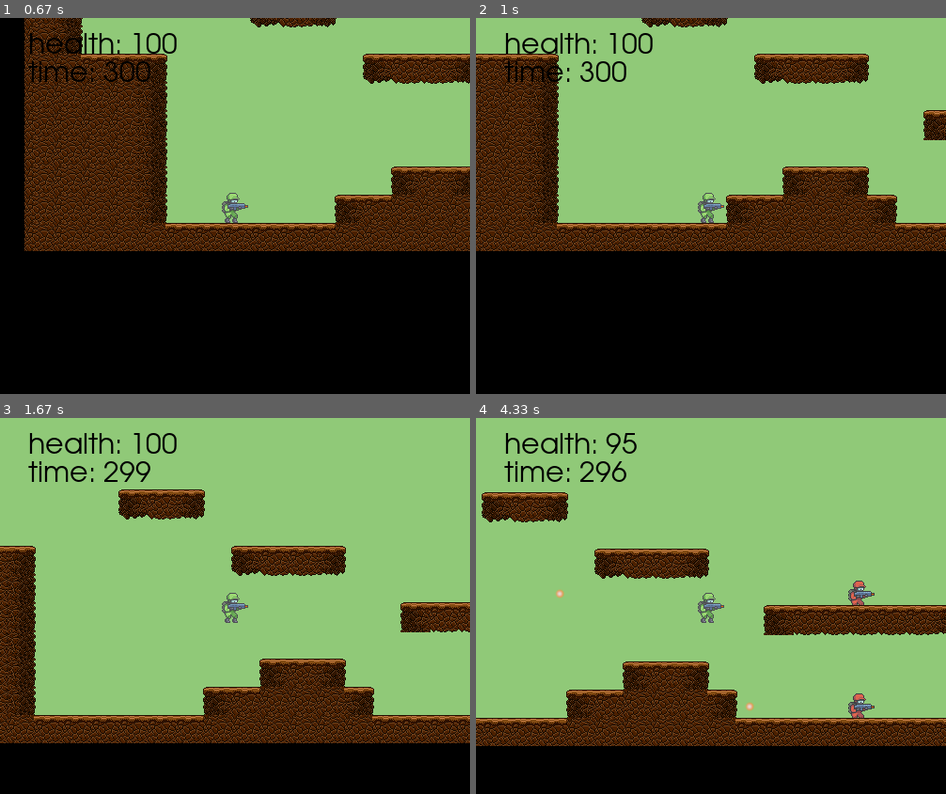
Above: before the commit, frames 1-4 (two rows, left to right).
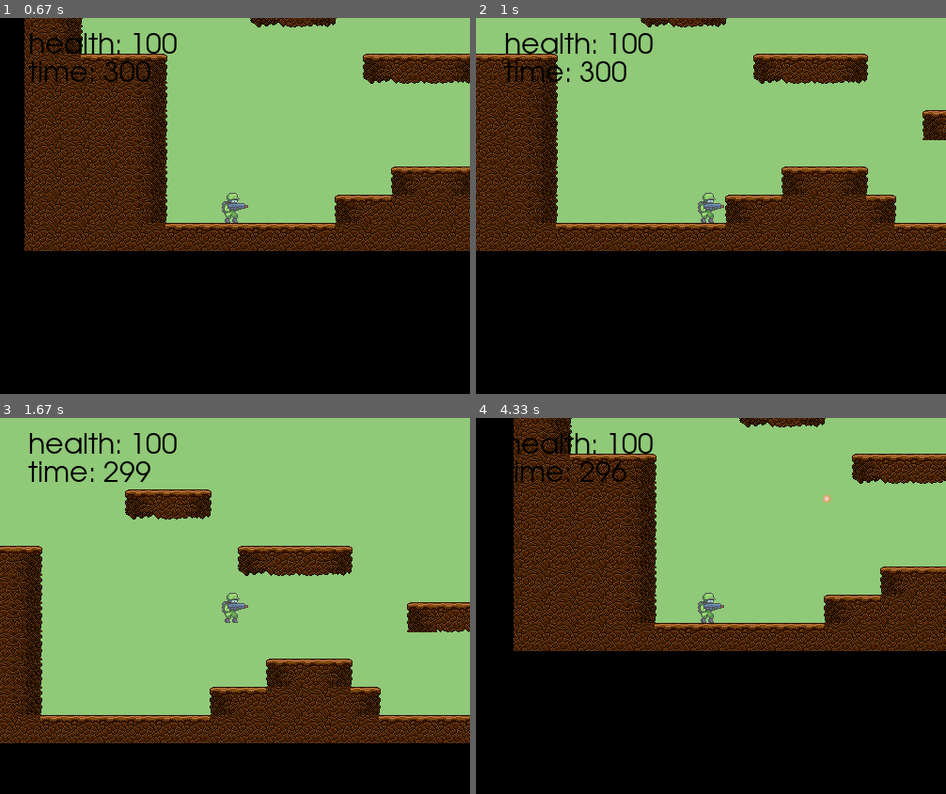
Above: after the commit, the same moments.

Repository: SSHS-COMnC/PygameLecture2023
Game: pygame game, started from main.py
Same seed, same stepped clock (60 frames per second), same inputs: the game is played once before the commit and once after it.
Inputs (mouse positions are in pixels of both pictures, inside the frame that each line leads up to):
- Up to frame 1 (0.67 s): click (235, 112) at 0.38 s
- Up to frame 2 (1 s): hold D from 0.67 s (still down); move the mouse to (692, 221) at 0.7 s
- Up to frame 3 (1.67 s): release D at 1.13 s; hold W 1.17-1.47 s; hold D from 1.5 s (still down)
- Up to frame 4 (4.33 s): release D at 1.97 s; hold A 2-2.53 s; hold A 2.57-2.97 s; hold W 3-3.37 s; hold D 3.4-4.03 s; hold A from 4.07 s (still down)

Frame 1 is identical in both runs. In frame 2, 12% of the frame differs, in the area x 0-100%, y 0-62%; in frame 3, 13%; in frame 4, 54%, in the area x 0-100%, y 0-88%.

Commit message:
added save score, ending

Diff:
--- a/classes.py
+++ b/classes.py
@@ -1,9 +1,9 @@
 import pygame, csv
+import pickle as pkl
 
 from constants import *
 from pygame import Surface
 from pygame.sprite import Sprite, Group
-import time
 
 
 class Scene(Group):
@@ -60,7 +60,9 @@
                         self.add(ItemBox("Health", x, y))
                     elif tile == 20:  # create exit
                         self.add(Exit(x, y))
+
         pygame.time.set_timer(pygame.USEREVENT, 1000)
+
         return player_position
 
     def reset(self):
@@ -68,8 +70,6 @@
         self.add(Player(*self.player_position))
         for bullet in Bullet.bullets:
             bullet.kill()
-        Scene.game.counter = TIME_LIMIT
-        pygame.time.set_timer(pygame.USEREVENT, 1000)
 
 
 class PositionedSprite(Sprite):
@@ -220,7 +220,6 @@
     def __init__(self, x, y):
         super().__init__(x, y, Scene.game.tile_imgs[20])
         Exit.current = self
-        print(type(Exit.current))
 
 
 class Bullet(PositionedSprite):
@@ -342,8 +341,10 @@
         self.clock = pygame.time.Clock()
 
         # initialize game variables
+        self.counter = TIME_LIMIT
         self.level = 1
         self.start = False
+        self.end = False
         Scene.game = self
         Scene.current = Level(self.level)
         self.camera = Camera(0, 0)
@@ -351,7 +352,6 @@
         # define font
         self.font = pygame.font.SysFont("Futura", 30)
 
-        self.counter = TIME_LIMIT
 
     def load_data(self):
         self.start_img = pygame.image.load("img/start_btn.png").convert_alpha()
@@ -393,9 +393,9 @@
             # keyboard presses
             if event.type == pygame.KEYDOWN:
                 if event.key == pygame.K_a:
-                    Player.player.x_speed = -10
+                    Player.player.x_speed = -PLAYER_SPEED
                 if event.key == pygame.K_d:
-                    Player.player.x_speed = 10
+                    Player.player.x_speed = PLAYER_SPEED
                 if event.key == pygame.K_w:
                     Player.player.jump()
                 if event.key == pygame.K_ESCAPE:
@@ -408,16 +408,39 @@
                 if event.key == pygame.K_d:
                     Player.player.x_speed = 0
 
-            if event.type == pygame.USEREVENT:
+            if event.type == pygame.USEREVENT and not self.end:
                 self.counter -= 1
                 if self.counter == 0:
                     Player.player.health = 0
 
-    def draw_menu(self):
+    def save_score(self):
+        self.user_name = input("Enter your name: ")
+        self.score = self.counter + Player.player.health
+        try:
+            with open("score.pkl", "rb") as f:
+                self.highscore = pkl.load(f)
+            self.highscore.append((self.user_name, self.score))
+            self.highscore.sort(key=lambda x: x[1], reverse=True)
+        except EOFError:
+            self.highscore = [(self.user_name, self.score)]
+        with open("score.pkl", "wb") as f:
+            pkl.dump(self.highscore, f)
+        print("Highscore:")
+        for i, (name, score) in enumerate(self.highscore):
+            print(f"{i + 1}. {name}: {score}")
+
+
+    def draw_intro(self):
         self.screen.fill(BG)
         # add buttons
         if self.start_button.draw(self.screen):
             self.start = True
+        if self.exit_button.draw(self.screen):
+            self.run = False
+
+    def draw_ending(self):
+        self.screen.fill(BG)
+        self.draw_text(f"score: {self.counter + Player.player.health}", "black", TILE_SIZE, TILE_SIZE * 1.5)
         if self.exit_button.draw(self.screen):
             self.run = False
 
@@ -441,6 +464,9 @@
                     for sprite in Scene.current:
                         sprite.kill()
                     Scene.current = Level(self.level)
+                elif self.level == MAX_LEVELS + 1:
+                    self.end = True
+
 
             self.screen.blit(
                 self.camera.get_surface(self.backscreen, rect1, rect2),
@@ -462,7 +488,10 @@
             self.event()
 
             if not self.start:
-                self.draw_menu()
+                self.draw_intro()
+
+            elif self.end:
+                self.draw_ending()
 
             else:
                 self.draw()
@@ -470,3 +499,6 @@
             pygame.display.update()
 
         pygame.quit()
+
+        if self.end:
+            self.save_score()
--- a/constants.py
+++ b/constants.py
@@ -14,6 +14,7 @@
 TILE_TYPES = 21
 MAX_LEVELS = 3
 
+PLAYER_SPEED = 7
 BULLET_SPEED = 2
 ENEMY_RANGE = 200
 ENEMY_COOLDOWN = 100
--- a/world_data/level3_data.csv
+++ b/world_data/level3_data.csv
@@ -12,5 +12,5 @@
 -1,-1,-1,-1,-1,-1,-1,3,4,4,4,4,4,5,-1,-1,-1,-1,-1,-1,-1,-1,-1,-1,-1,-1,-1,-1,-1,-1,-1,-1,-1,-1,-1,-1,-1,-1,-1,-1,-1,-1, …(323 unchanged characters)…
 -1,-1,-1,-1,-1,-1,-1,3,4,4,4,4,4,5,-1,-1,-1,-1,-1,-1,-1,-1,-1,-1,-1,-1,-1,-1,-1,-1,-1,-1,-1,-1,-1,-1,-1,-1,-1,-1,-1,-1, …(323 unchanged characters)…
 -1,-1,-1,-1,-1,-1,-1,3,4,4,4,4,4,5,-1,-1,-1,-1,-1,-1,-1,-1,-1,-1,-1,-1,-1,-1,-1,-1,-1,-1,-1,-1,-1,-1,-1,-1,-1,-1,-1,-1, …(323 unchanged characters)…
--1,-1,-1,-1,-1,-1,-1,3,4,4,4,4,4,5,-1,-1,-1,-1,-1,-1,12,-1,- …(337 unchanged characters)… ,-1,-1,-1,-1,-1,-1,-1,-1,-1,-1,-1,-1,-1,-1,-1
+-1,-1,-1,-1,-1,-1,-1,3,4,4,4,4,4,5,-1,-1,-1,-1,-1,-1,12,-1,- …(337 unchanged characters)… ,-1,-1,-1,-1,-1,-1,-1,-1,-1,-1,-1,-1,-1,20,-1
 -1,-1,-1,-1,-1,-1,-1,3,4,4,4,4,4,5,9,9,9,9,9,1,0,0,0,0,0,0,0,0,0,0,0,0,0,0,0,0,0,0,0,0,0,0,0,0,0,0,0,0,0,0,0,0,0,0,0,0, …(187 unchanged characters)…
Binary file added: score.pkl
